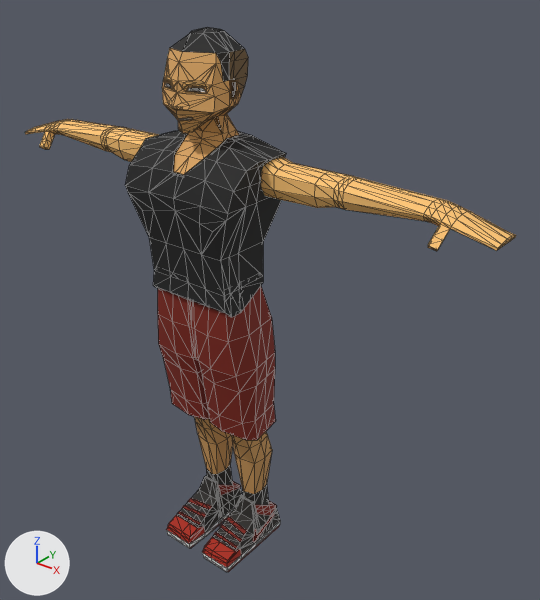
The glTF model client/public/nationalist.glb, before and after one commit.
Both versions are drawn from a camera (50 mm lens) standing at (1.406, -1.529, 1.902) and looking at (0.113, 0.088, 0.9). Every picture has the same lights, and +X, +Y and +Z are marked at lower left. The first picture is the older version. Mesh edges are drawn as thin lines. Where no turn or scale is listed for an object, it has been applied to the vertices. Vertices at exactly the same position are counted once.

The first picture shows 'Cube_Material_0'.
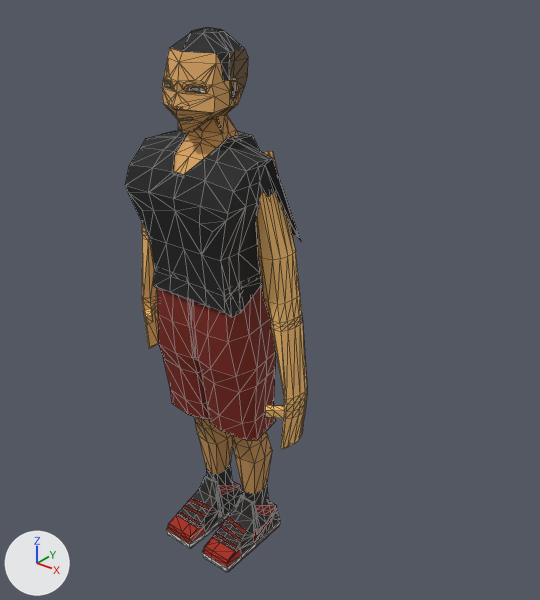
Diff of the bpy script that builds the scene:
```diff
--- a/client/public/nationalist.glb.py
+++ b/client/public/nationalist.glb.py
@@ me_cube_material_0 @@
 # used by ob_cube_material_0; location = (0.0, 0.0, 0.0)
-me_cube_material_0.from_pydata(...)  # 1408 vertices, 2779 faces; spans x -0.85..0.85, y -0.18..0.11, z 0.0..1.69
+me_cube_material_0.from_pydata(...)  # 1408 vertices, 2779 faces; spans x -0.34..0.3, y -0.18..0.11, z 0.0..1.69
+# me_cube_material_0 part 1: 134 of the vertices in x 0.19..0.85, y -0.09..0.06, z 1.27..1.38 are turned 81.9 degrees about the y axis through their middle, then moved by (-0.27, 0.0, -0.5)
+# me_cube_material_0 part 2: all 118 vertices in x -0.85..-0.36, y -0.09..0.05, z 1.27..1.37 are turned -81.4 degrees about the y axis through their middle, then moved by (0.32, 0.0, -0.43)
 me_cube_material_0.materials.append(mat_material)
```

Where the change shows, as pixel boxes [x1, y1, x2, y2] in the pictures (540 x 600 px; the box of a moved part takes in the faces that stretch with it):
'Cube_Material_0', reshaped (63% narrower): before [25, 27, 516, 572]; after [125, 27, 307, 572]
part 1 of me_cube_material_0, moved or reshaped: before [240, 136, 516, 251]; after [240, 136, 307, 449]
part 2 of me_cube_material_0, moved or reshaped: before [25, 119, 158, 162]; after [142, 223, 158, 348]
